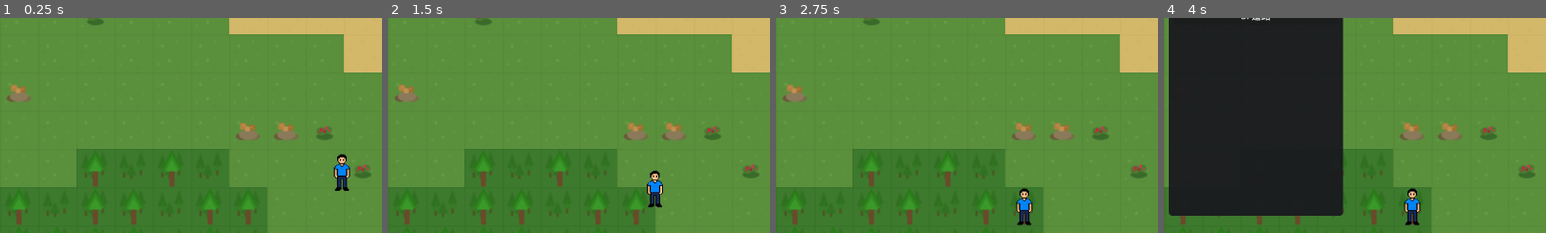
Above: before the commit, frames 1-4 (left to right).
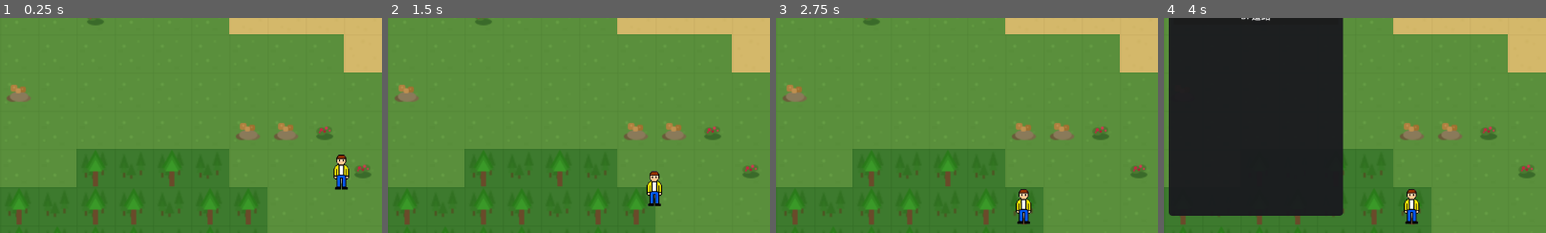
Above: after the commit, the same moments.

Repository: ZhanXuzhao/the-path-of-humanity
Game: Godot game, scene res://scenes/game.tscn
Two runs of this game, one before a commit and one after it. Both use one fixed random seed, a clock stepped at 60 frames per second and the inputs below.
Inputs:
- Up to frame 1 (0.25 s): no input
- Up to frame 2 (1.5 s): click "<<" at 0.5 s; click ">>" at 1.25 s
- Up to frame 3 (2.75 s): click "⏸" at 2 s
- Up to frame 4 (4 s): click "▶" at 2.75 s; click "建造 [B]" at 3.5 s
The pictures show only the part of the screen within x 0-50%, y 37-87%; the shares and areas given below are measured in that part.

The runs differ from the first frame. In frame 1, 0.5% of the frame differs, in the area x 87-92%, y 63-81%; in frame 2, 0.5%; in frame 3, 0.5%; in frame 4, 0.5%.

Commit message:
del man2

Diff:
--- a/scripts/core/texture_generator.gd
+++ b/scripts/core/texture_generator.gd
@@ -82,7 +82,6 @@
 	chars["player_kid"]        = _load_svg(CHARACTERS_PATH + "player_kid.png")
 	chars["player_little_boy"] = _load_svg(CHARACTERS_PATH + "player_little_boy.png")
 	chars["player_little_girl"]= _load_svg(CHARACTERS_PATH + "player_little_girl.png")
-	chars["player_man2"]       = _load_svg(CHARACTERS_PATH + "player_man2.png")
 	chars["player_woman"]      = _load_svg(CHARACTERS_PATH + "player_woman.png")
 	chars["player_young_man"]  = _load_svg(CHARACTERS_PATH + "player_young_man.png")
 	chars["player_young_man2"] = _load_svg(CHARACTERS_PATH + "player_young_man2.png")
--- a/scripts/entities/settler.gd
+++ b/scripts/entities/settler.gd
@@ -147,11 +147,9 @@
 				return load(base_path + "player_little_boy.png")
 			elif age < 14.0:
 				return load(base_path + "player_boy.png")
-			elif age < 40.0:
+			else:
 				var choices = ["player_young_man.png", "player_young_man2.png", "player_young_man3.png"]
 				return load(base_path + choices[randi() % choices.size()])
-			else:
-				return load(base_path + "player_man2.png")
 		Gender.FEMALE:
 			if age < 8.0:
 				return load(base_path + "player_little_girl.png")
